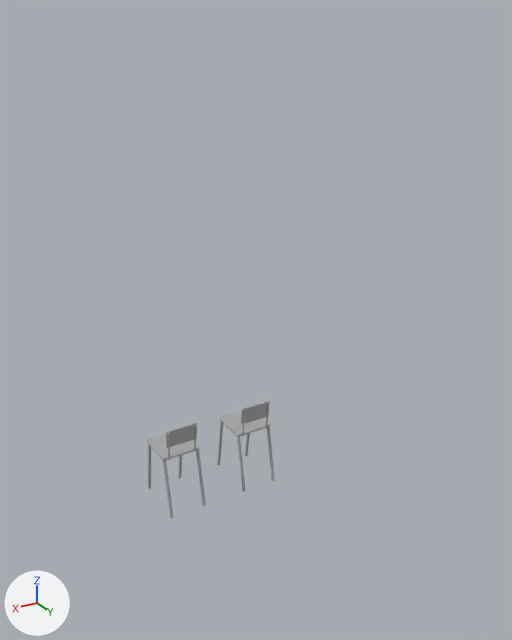
What one commit did to the FBX model Content/Assets/SM_chaise.fbx.
The view is the same before and after, from a 50 mm lens placed at (2.09, 3.58, 2.84), pointed at (0.07, 0.21, 1.15). The lights are fixed; the arrows at lower left show +X, +Y and +Z. The first picture is the older version. Where no turn or scale is listed for an object, it has been applied to the vertices.

Script lines for the objects in view, before the commit:
```python
me_mesh_002 = bpy.data.meshes.new('Mesh.002')
me_mesh_002.from_pydata(...)  # 56 vertices, 54 faces; spans x -0.125..0.125, y -0.125..0.125, z -0.01..0.01
me_mesh_002.materials.append(mat_standardsurface1)  # grey #aaaaaa
me_mesh_008 = bpy.data.meshes.new('Mesh.008')
me_mesh_008.from_pydata(...)  # 844 vertices, 948 faces; spans x -12.5..12.5, y -29.8..29.7, z -18.4..18.4
me_mesh_008.materials.append(mat_standardsurface1)  # grey #aaaaaa
ob_sm_chaise = bpy.data.objects.new('SM_chaise', me_mesh_008)
ob_sm_chaise.location = (0.093, 0.109, 0.297)
ob_sm_chaise.rotation_euler = (1.571, 0.0, 0.0)  # degrees (90, 0, 0)
ob_sm_chaise.scale = (0.01, 0.01, 0.01)
ob_support = bpy.data.objects.new('Support', me_mesh_002)
ob_support.location = (0.606, 0.106, 0.392)
```
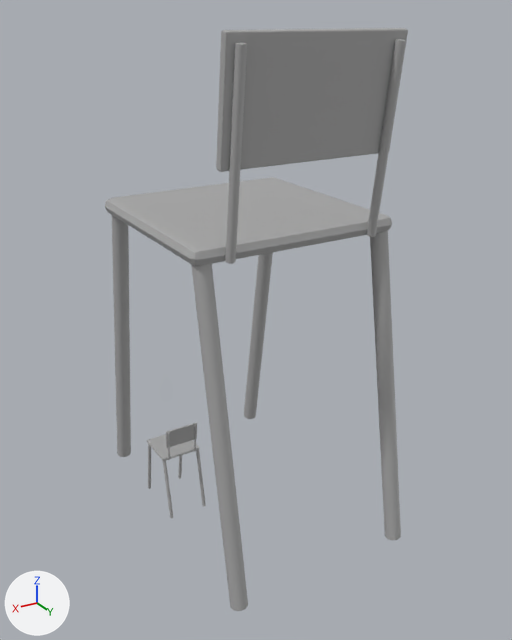
The change, as a list of edits to the scene's bpy script:
```text
Change ob_sm_chaise:
    ob_sm_chaise.location: (0.093, 0.109, 0.297) -> (0.093, 0.109, 1.304)
    ob_sm_chaise.scale: (0.01, 0.01, 0.01) -> (0.0496, 0.0496, 0.0496)
```

Where the change shows, as pixel boxes [x1, y1, x2, y2] in the pictures (512 x 640 px):
'SM_chaise', moved, rescaled (415% wider, 535% taller)
    before: [217, 401, 275, 492]
    after: [105, 28, 408, 611]
